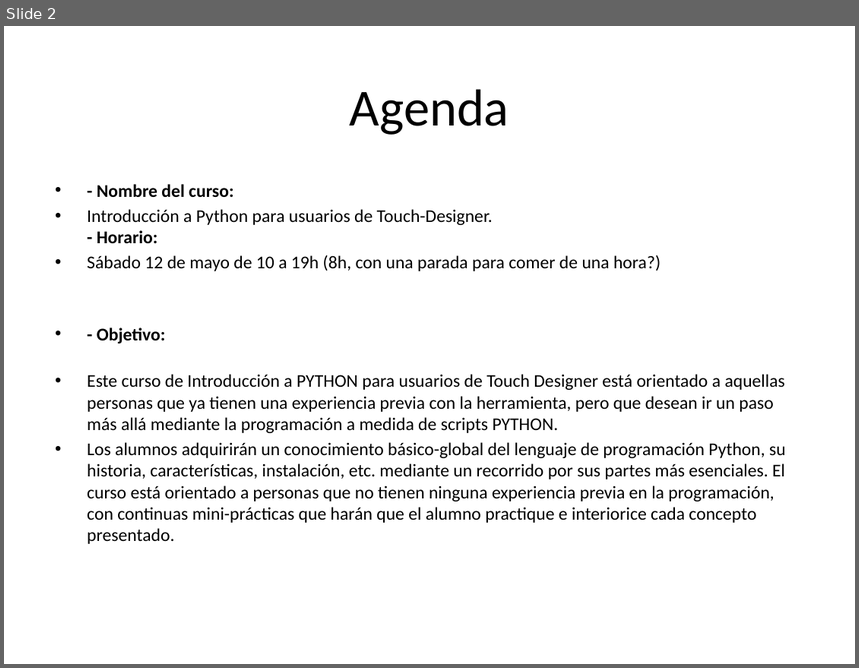
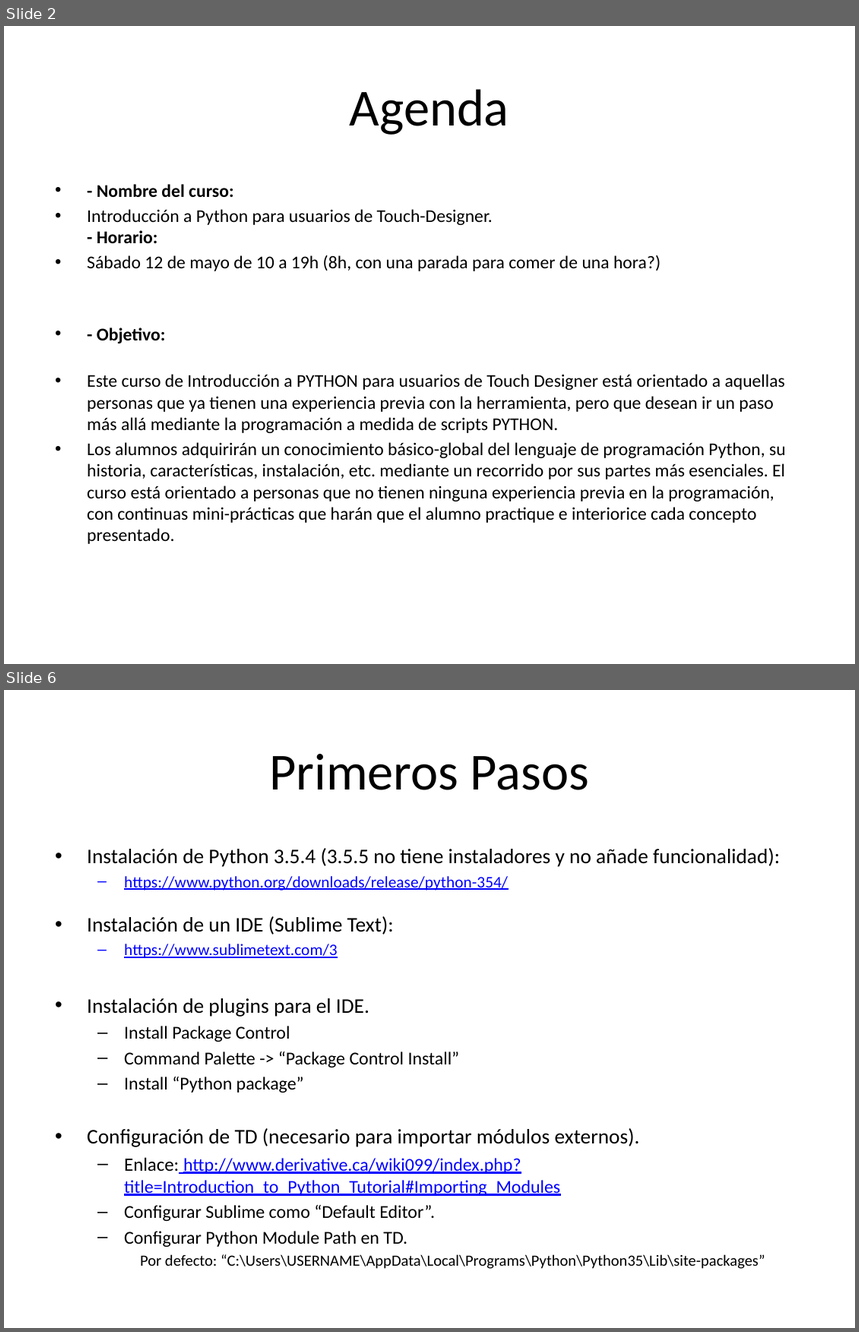
Before and after one commit to Kike-Ramirez/intro-py-td, a slide deck: docs/Python for TD Workshop - ROTOR.pptx. Shown one above the other, each under a label of ours: slide 2 before the commit, slides 2 and 6 after it; the slides between them are not shown. The pictures are 859x668 and 859x1332 pixels, drawn with LibreOffice and Linux fonts; fonts in the diff are those of the drawing. Boxes give left, top, right and bottom in pixels: in the first picture for what was removed or moved away, otherwise in the second. Text is boxed around its words. In the diff, an @@ line names an element or a change of style, - is before the commit and + after.

```diff
--- a/docs/Python for TD Workshop - ROTOR.pptx
+++ b/docs/Python for TD Workshop - ROTOR.pptx
@@ slide 6 added at bbox=[4, 690, 855, 1328], background #FFFFFF @@
@@ title added at bbox=[269, 754, 589, 790], 44 pt, text #000000 @@
+Primeros Pasos
@@ text added at bbox=[87, 848, 780, 1269], 15.4 pt, text #000000 @@
+• Instalación de Python 3.5.4 (3.5.5 no tiene instaladores y no añade funcionalidad):
+  – https://www.python.org/downloads/release/python-354/
+• Instalación de un IDE (Sublime Text):
+  – https://www.sublimetext.com/3
+• Instalación de plugins para el IDE.
+  – Install Package Control
+  – Command Palette -> “Package Control Install”
+  – Install “Python package”
+• Configuración de TD (necesario para importar módulos externos).
+  – Enlace: http://www.derivative.ca/wiki099/index.php?title=Introduction_to_Python_Tutorial#Importing_Modules
+  – Configurar Sublime como “Default Editor”.
+  – Configurar Python Module Path en TD.
+    Por defecto: “C:\Users\USERNAME\AppData\Local\Programs\Python\Python35\Lib\site-packages”
```
Also in this commit, not shown: 1 slide changed, 2 other slides added.
